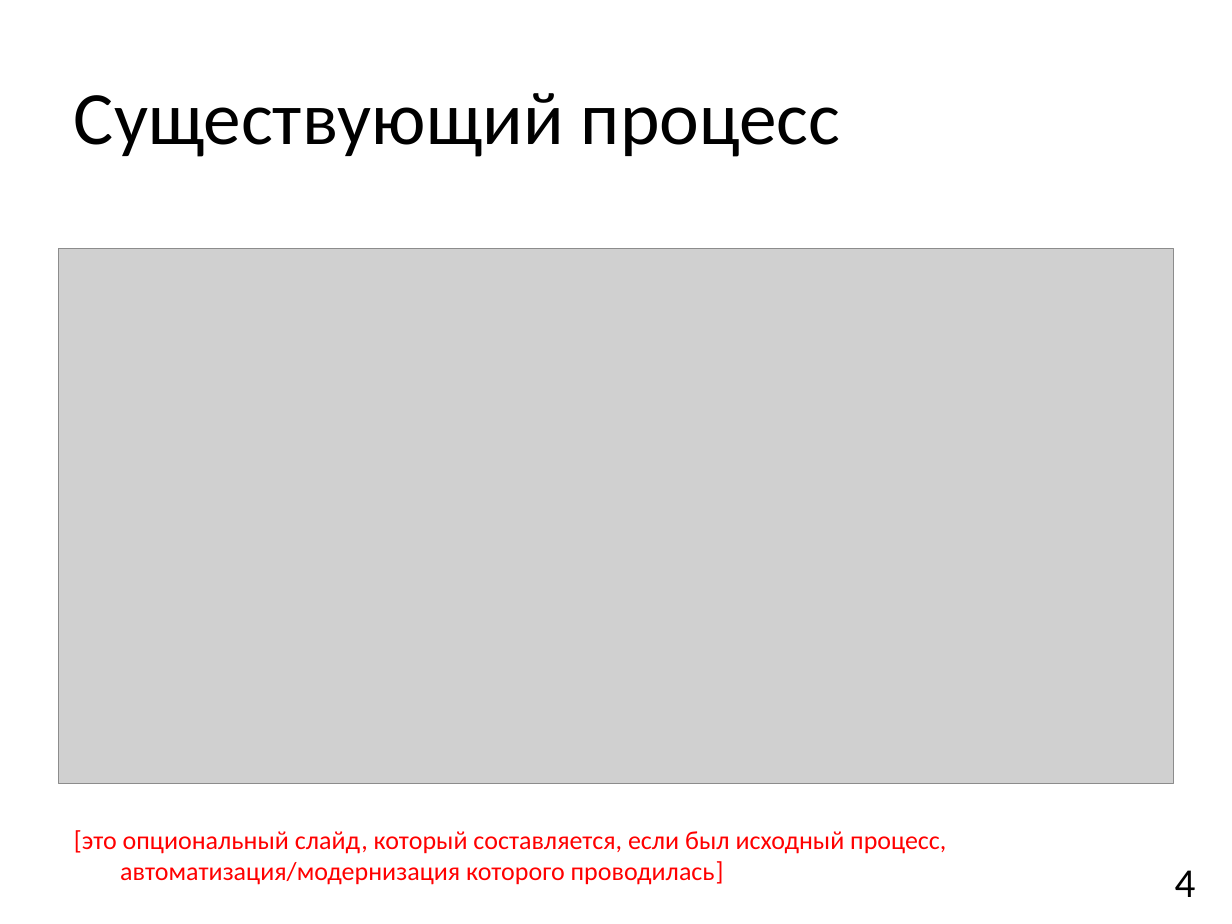
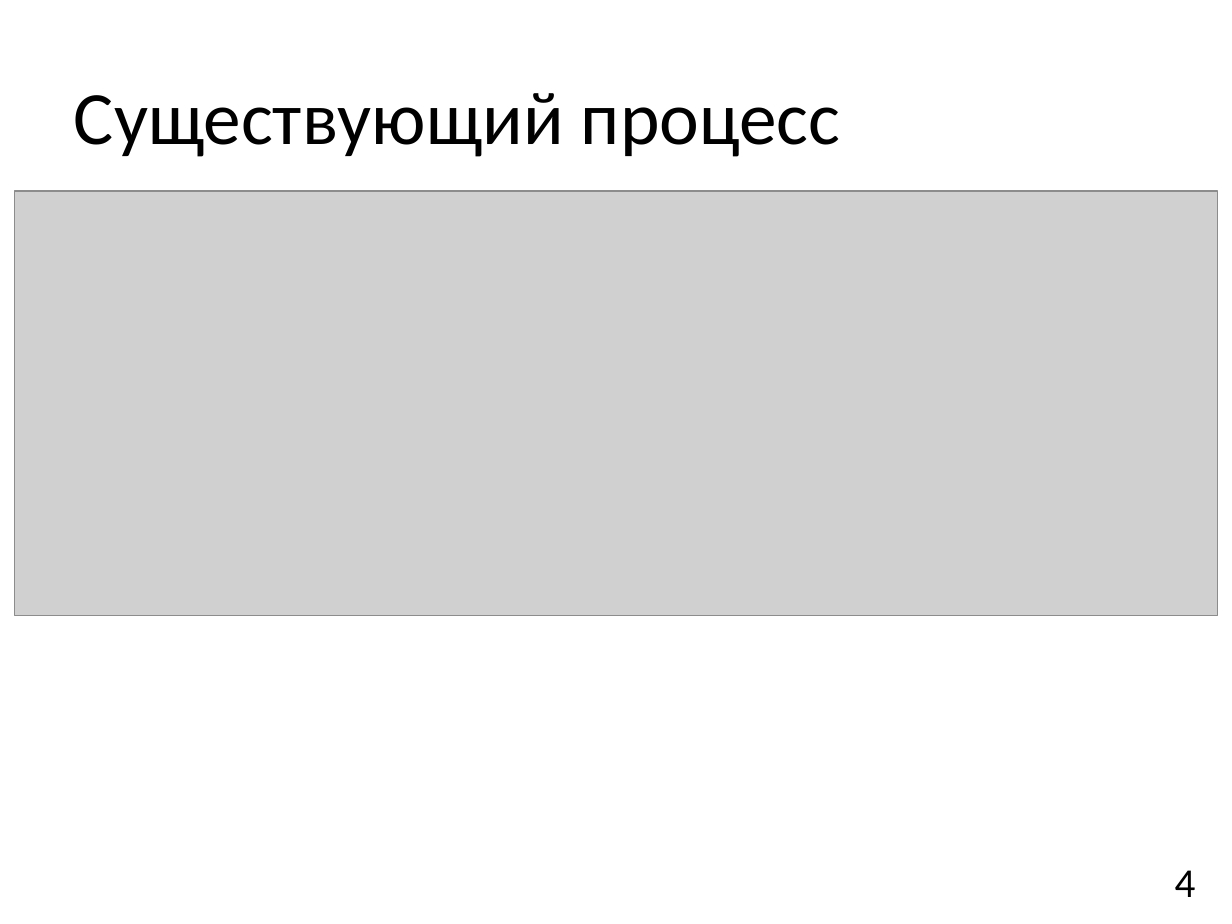
Before and after one commit to ostaaaaat/monitoring, a slide deck: slide 4 of 3 [Презентация].pptx. Drawn at 1232x924 pixels with LibreOffice and Linux fonts; fonts in the diff are those of the drawing; grey boxes stand for pictures. Boxes give left, top, right and bottom in pixels: in the first picture for what was removed or moved away, otherwise in the second. Text is boxed around its words. In the diff, an @@ line names an element or a change of style, - is before the commit and + after.

```diff
--- a/3 [Презентация].pptx
+++ b/3 [Презентация].pptx
@@ picture: place and size @@
-picture at (58, 249, 1174, 784)
+picture at (15, 191, 1217, 616)
@@ text removed at (74, 830, 946, 885) @@
-[это опциональный слайд, который составляется, если был исходный процесс, автоматизация/модернизация которого проводилась]
```
Also in this commit, not shown: 10 other slides changed, 7 slides added, 8 slides removed.
